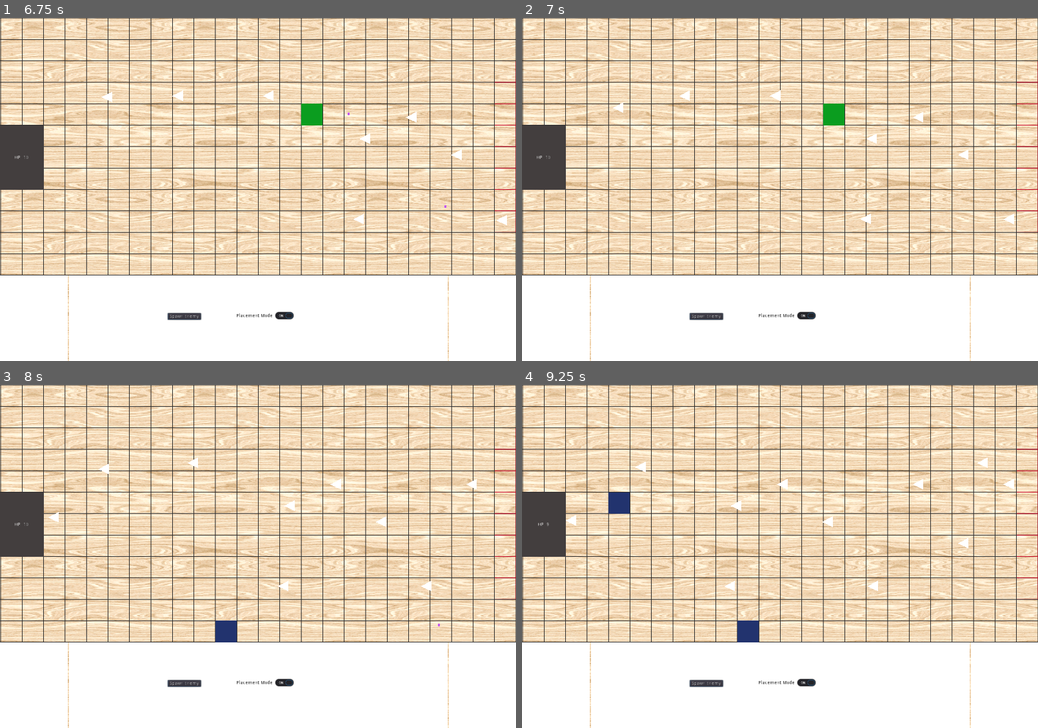
Above: before the commit, frames 1-4 (two rows, left to right).
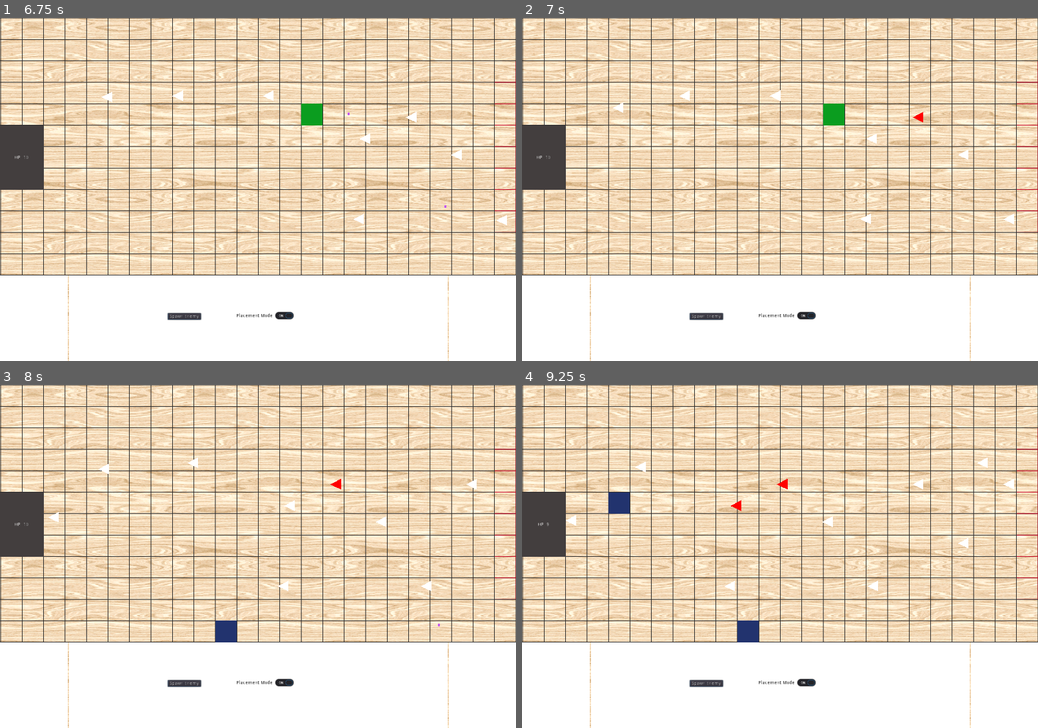
Above: after the commit, the same moments.

Repository: CSMA-Technology/chelydra
Game: Godot game, scene res://Scenes/Levels/TemplateLevel/TemplateLevel.tscn
The game is run twice, just before and just after one commit, with the same random seed, the same clock (stepped at 60 frames per second) and the same inputs.
Inputs (mouse positions are in pixels of both pictures, inside the frame that each line leads up to):
- Up to frame 1 (6.75 s): click "Placement Mode" at 0.5 s; click "Spawn Enemy" at 1.25 s; click "Placement Mode" at 2 s; click "Spawn Enemy" at 2.75 s; click "Placement Mode" at 3.5 s; click "Spawn Enemy" at 4.25 s; move the mouse to (371, 172) at 5.02 s; tap Space (shoot) at 5.1, 5.85, 6.6 s; click (371, 172) at 5.17 s; move the mouse to (154, 206) at 5.77 s; click (154, 206) at 5.92 s; move the mouse to (309, 114) at 6.52 s; click (309, 114) at 6.67 s
- Up to frame 2 (7 s): no input
- Up to frame 3 (8 s): move the mouse to (232, 625) at 7.27 s; tap Space (shoot) at 7.35 s; click (232, 625) at 7.42 s
- Up to frame 4 (9.25 s): move the mouse to (934, 607) at 8.02 s; tap Space (shoot) at 8.1, 8.85 s; click (934, 607) at 8.17 s; move the mouse to (625, 505) at 8.77 s; click (625, 505) at 8.92 s

Frame 1 is identical in both runs. In frame 2, less than 0.1% of the frame differs, in the area x 75-78%, y 27-31%; in frame 3, less than 0.1%; in frame 4, less than 0.1%, in the area x 40-52%, y 27-37%.

Commit message:
starting on damage animation

Diff:
--- a/Scenes/Enemies/TemplateEnemy/TemplateEnemy.gd
+++ b/Scenes/Enemies/TemplateEnemy/TemplateEnemy.gd
@@ -49,6 +49,7 @@
 	queue_free()
 
 func take_damage(damage):
+	self.set_modulate(Color(255, 0, 0, 1)) # should flicker the color
 	health -= damage
 	if (health <= 0):
 		queue_free()
